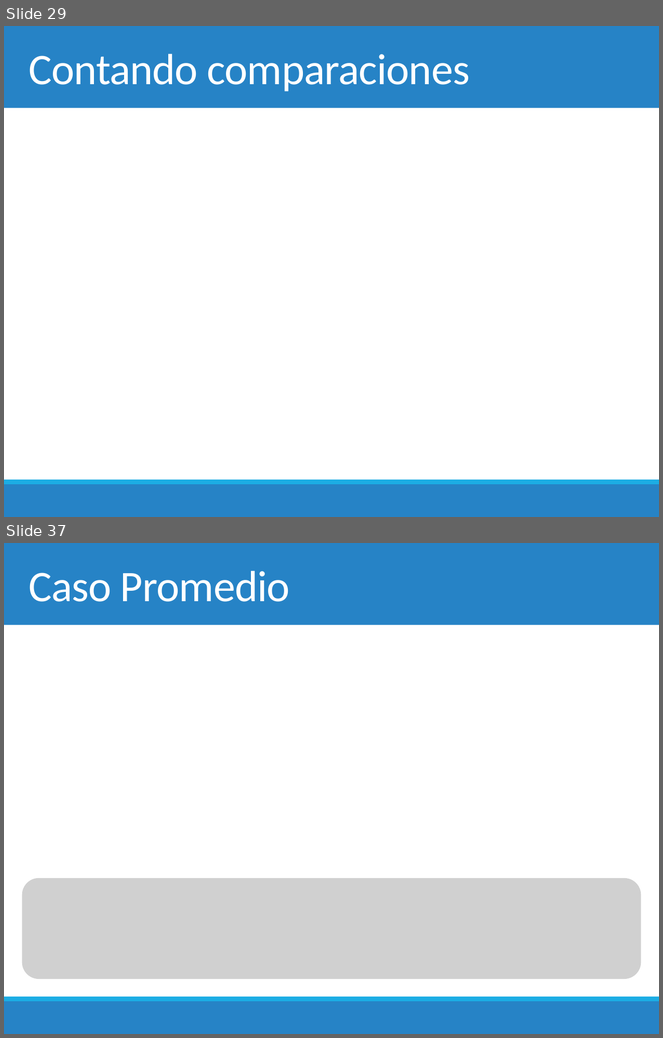
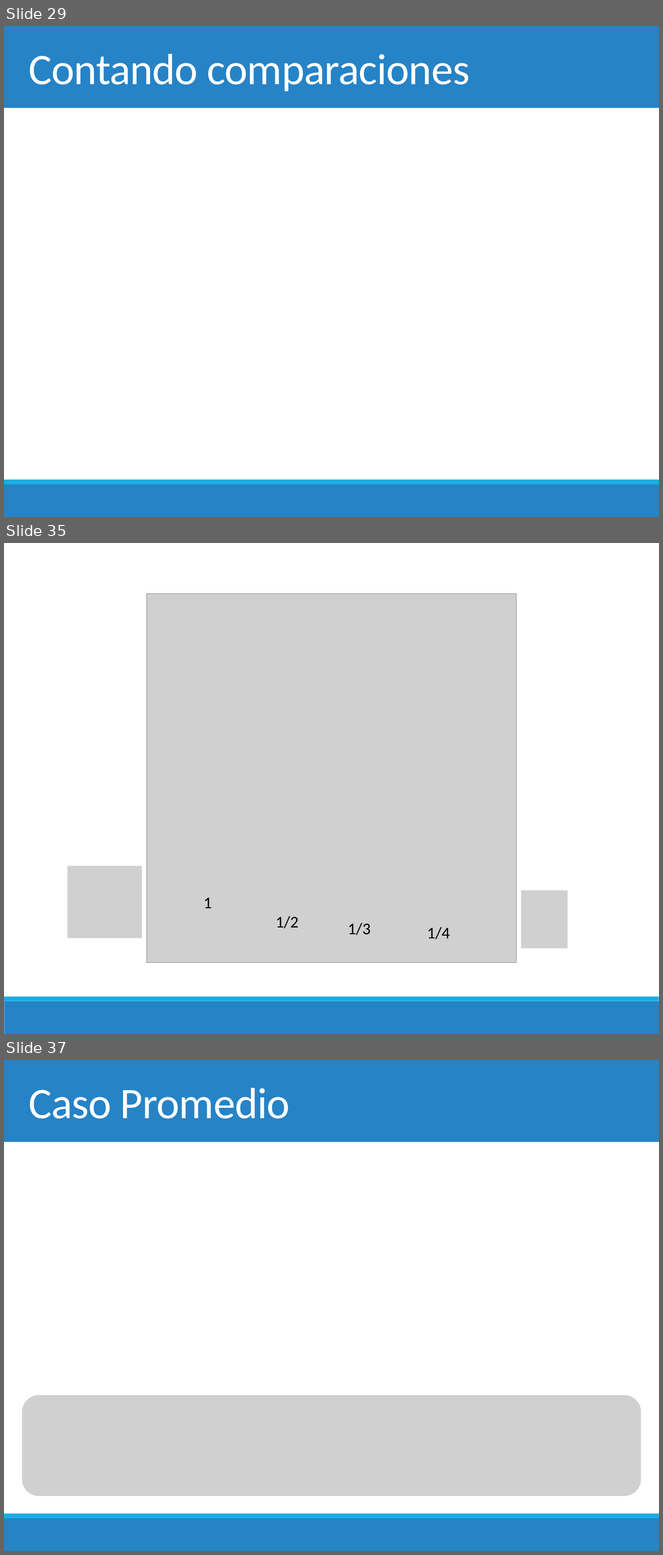
Before and after one commit to chris-carstens/2020-2, a slide deck: Clases/04 - Propiedades de Quicksort y Ordenación/04. Propiedades de Quicksort.pptx. Shown one above the other, each under a label of ours: slides 29 and 37 before the commit, slides 29, 35 and 37 after it; the slides between them are not shown. The pictures are 663x1038 and 663x1555 pixels, drawn with LibreOffice and Linux fonts; fonts in the diff are those of the drawing; grey boxes stand for pictures. Boxes give left, top, right and bottom in pixels: in the first picture for what was removed or moved away, otherwise in the second. Text is boxed around its words. In the diff, an @@ line names an element or a change of style, - is before the commit and + after.

```diff
--- a/Clases/04 - Propiedades de Quicksort y Ordenación/04. Propiedades de Quicksort.pptx
+++ b/Clases/04 - Propiedades de Quicksort y Ordenación/04. Propiedades de Quicksort.pptx
@@ slide 35 added at [4,543,659,1034], background #FFFFFF; not listed: 1 template element that a slide beside it also shows @@
@@ picture added at [147,594,517,964] @@
@@ picture added at [67,866,142,938] @@
@@ text added at [204,898,212,909], 18 pt, text #000000 @@
+1
@@ picture added at [521,891,568,949] @@
@@ text added at [276,916,299,929], 18 pt, text #000000 @@
+1/2
@@ text added at [348,923,371,936], 18 pt, text #000000 @@
+1/3
@@ text added at [427,927,450,940], 18 pt, text #000000 @@
+1/4
@@ rectangle added at [4,1002,659,1034], fill #2683C6 @@
```
Also in this commit, not shown: 1 slide removed, 2 other files.
